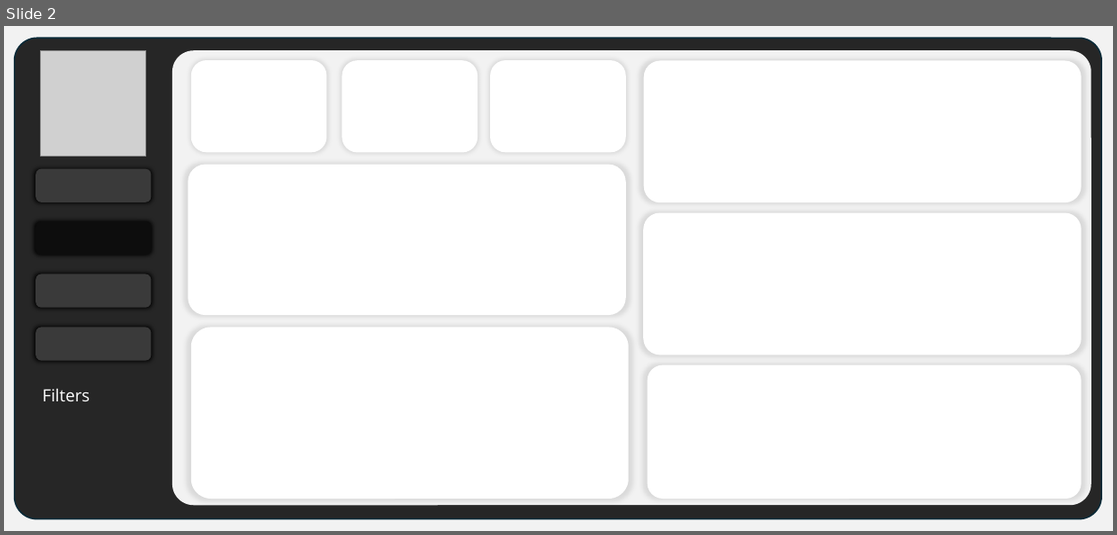
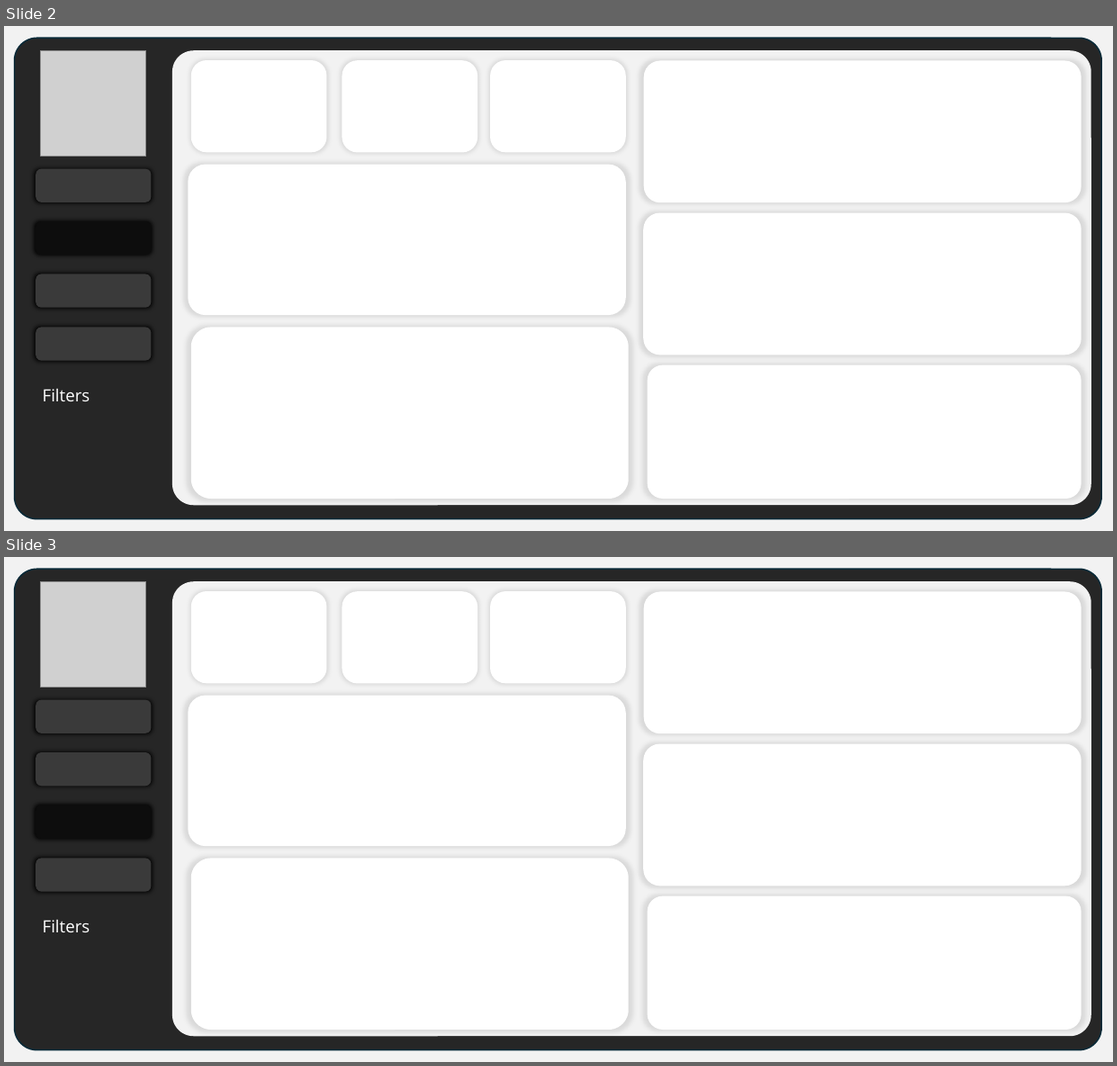
Before and after one commit to MohammadGhanaym/Data-Analysis-Projects, a slide deck: Supply Chain Analysis in Power BI/Dashboard Background Design.pptx. Shown one above the other, each under a label of ours: slide 2 before the commit, slides 2 and 3 after it. The pictures are 1117x535 and 1117x1066 pixels, drawn with LibreOffice and Linux fonts; fonts in the diff are those of the drawing; grey boxes stand for pictures. Boxes give left, top, right and bottom in pixels: in the first picture for what was removed or moved away, otherwise in the second. Text is boxed around its words. In the diff, an @@ line names an element or a change of style, - is before the commit and + after.

```diff
--- a/Supply Chain Analysis in Power BI/Dashboard Background Design.pptx
+++ b/Supply Chain Analysis in Power BI/Dashboard Background Design.pptx
@@ slide 3 added at (4, 557, 1113, 1062), background #FFFFFF @@
@@ rectangle added at (4, 557, 1113, 1062), fill #F2F2F2 @@
@@ rounded rectangle added at (15, 569, 1101, 1050), fill #262626, outline #092A39 1.5 pt @@
@@ picture added at (41, 582, 146, 687) @@
@@ rounded rectangle added at (172, 581, 1091, 1036), fill #F2F2F2 @@
@@ rounded rectangle added at (191, 591, 327, 684), fill #FFFFFF @@
@@ rounded rectangle added at (342, 591, 477, 684), fill #FFFFFF @@
@@ rounded rectangle added at (490, 591, 625, 684), fill #FFFFFF @@
@@ rounded rectangle added at (643, 591, 1080, 733), fill #FFFFFF @@
@@ rounded rectangle added at (36, 700, 151, 733), fill #3A3A3A @@
@@ rounded rectangle added at (188, 695, 626, 846), fill #FFFFFF @@
@@ rounded rectangle added at (643, 743, 1081, 885), fill #FFFFFF @@
@@ rounded rectangle added at (36, 752, 151, 786), fill #3A3A3A @@
@@ rounded rectangle added at (36, 805, 151, 839), fill #0D0D0D @@
@@ rounded rectangle added at (36, 859, 151, 892), fill #3A3A3A @@
@@ rounded rectangle added at (191, 859, 629, 1029), fill #FFFFFF @@
@@ rounded rectangle added at (648, 896, 1081, 1029), fill #FFFFFF @@
@@ text added at (43, 920, 90, 932), 18 pt, text #FFFFFF @@
+Filters
```
Also in this commit, not shown: 1 other slide added, 4 other files.
